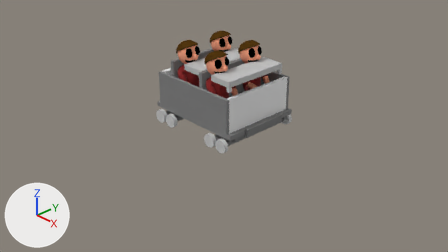
The Blender file examples/wooden/scene.blend: old version first, new version second.
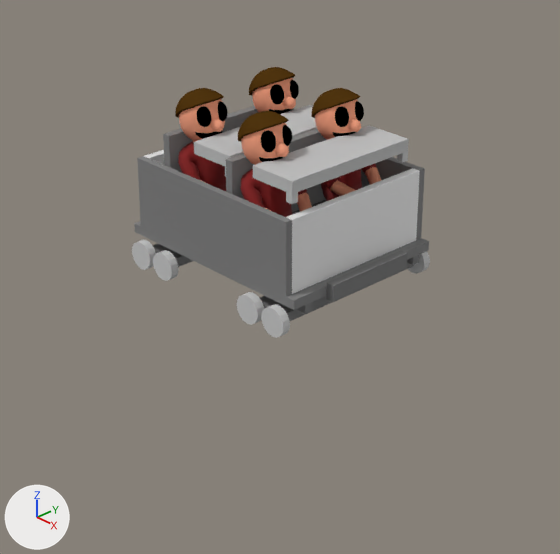
Old and new are each drawn from the file's camera 'Camera' and again close up on the part from 21% to 78% of the width and 0% to 100% of the height. Lighting does not change. The marker at lower left points along +X, +Y and +Z. The older version's two pictures come first.

Names of what the first close-up shows: 'Body_End_R', 'Body_Side_R', 'Bumper_R', 'Chassis_Floor', 'Lap_Bar', 'Lap_Bar.001', 'Lap_Bar_Post_L', 'Lap_Bar_Post_R', 'Seat_Back_Front', 'Seat_Back_Rear', 'peep', 'peep.001', 'peep.002', 'peep.003' and 12 more.
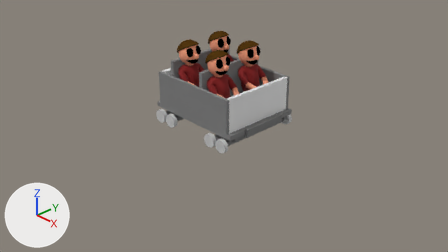
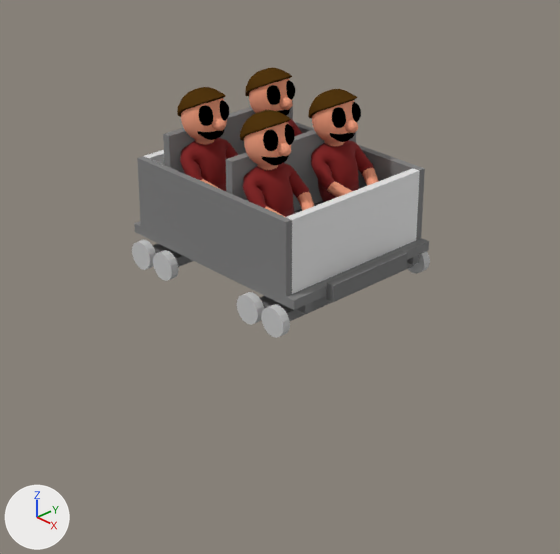
Pixel boxes [x1, y1, x2, y2] of what changed, in the close-ups (560 x 554 px):
'Lap_Bar', deleted: before [253, 125, 409, 194]
'peep', moved: before [311, 88, 381, 201]; after [308, 89, 379, 202]
'peep.001', moved: before [238, 111, 312, 217]; after [240, 110, 314, 217]
'peep.003', moved: before [175, 88, 228, 191]; after [177, 87, 238, 191]
'peep.002', moved: before [249, 67, 299, 114]; after [245, 68, 303, 136]
'Lap_Bar.001', deleted: before [194, 105, 317, 167]
'Lap_Bar_Post_R', deleted: before [286, 192, 298, 204]
'Lap_Bar_Post_L', deleted: before [397, 151, 408, 163]

The change in detail:
Object 'peep' (ob_peep) moves from (0.653, 0.388, 0.193) to (0.648, 0.36, 0.192).
Object 'peep.001' (ob_peep_001) moves from (0.653, -0.388, 0.193) to (0.648, -0.36, 0.192).
Object 'peep.002' (ob_peep_002) moves from (-0.08, 0.388, 0.193) to (-0.091, 0.36, 0.192).
Object 'peep.003' (ob_peep_003) moves from (-0.08, -0.388, 0.193) to (-0.091, -0.36, 0.192).
Object 'Lap_Bar' (ob_lap_bar) is deleted.
Object 'Lap_Bar_Post_L' (ob_lap_bar_post_l) is deleted.
Object 'Lap_Bar_Post_R' (ob_lap_bar_post_r) is deleted.
Object 'Lap_Bar.001' (ob_lap_bar_001) is deleted.
